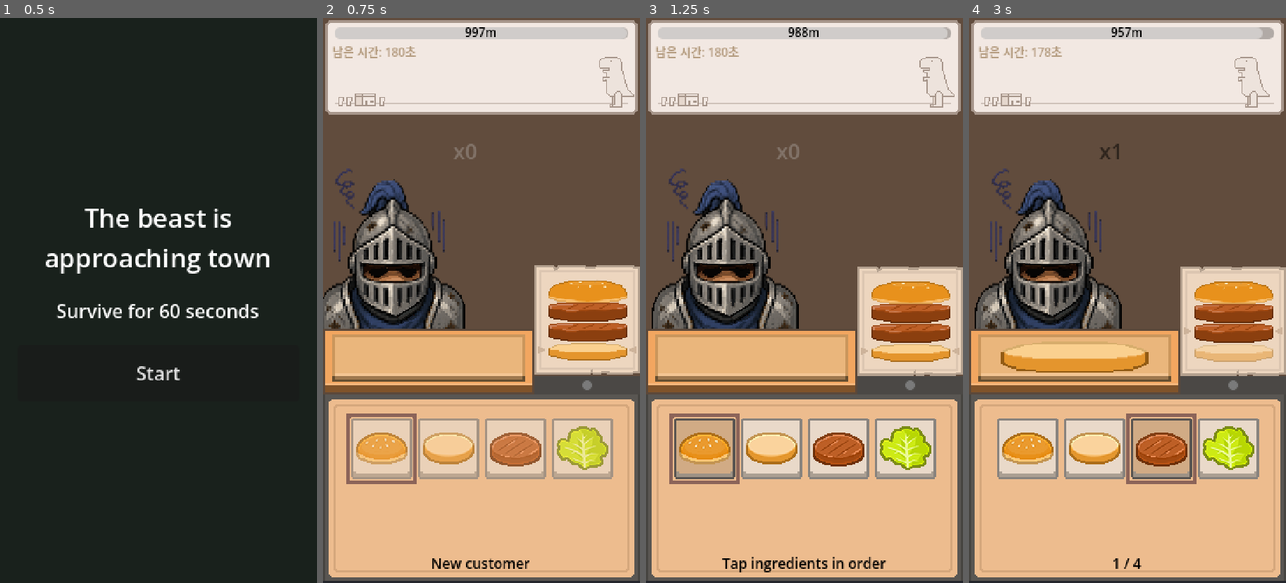
Above: before the commit, frames 1-4 (left to right).
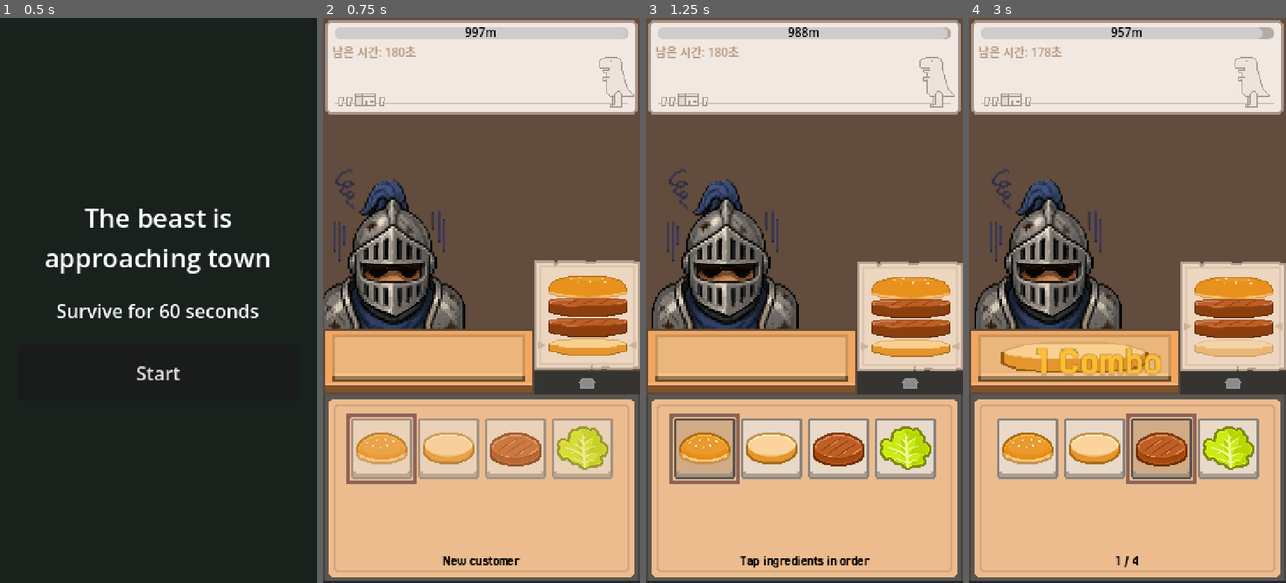
Above: after the commit, the same moments.

Repository: TO4D/save-us-burger-man
Game: Godot game, scene res://scenes/Main.tscn
Two runs of this game, one before a commit and one after it. Both use one fixed random seed, a clock stepped at 60 frames per second and the inputs below.
Inputs:
- Up to frame 1 (0.5 s): no input
- Up to frame 2 (0.75 s): click "Start" at 0.5 s
- Up to frame 3 (1.25 s): no input
- Up to frame 4 (3 s): tap Enter at 1.25 s; hold Right 1.28-2.03 s; hold Down 2.03-2.78 s; tap Space at 2.75 s; hold Right from 2.78 s (still down)

Frame 1 is identical in both runs. In frame 2, 3.8% of the frame differs, in the area x 34-100%, y 22-98%; in frame 3, 4.1%; in frame 4, 4.3%, in the area x 21-100%, y 22-98%.

Commit message:
[추가] 버거 적층 콤보 연출 강화

Diff:
--- /dev/null
+++ b/resources/fonts/ComboLabel.tres
@@ -0,0 +1,11 @@
+[gd_resource type="LabelSettings" format=3 uid="uid://bbx0n2c7skyw8"]
+
+[ext_resource type="FontFile" uid="uid://bivsctx4h0jw" path="res://fonts/Jersey25-Regular.ttf" id="1_ipoxu"]
+
+[resource]
+font = ExtResource("1_ipoxu")
+font_size = 30
+font_color = Color(1, 0.74509805, 0.19215687, 1)
+outline_size = 1
+outline_color = Color(0.38039216, 0.2784314, 0.05882353, 1)
+shadow_size = 0
--- /dev/null
+++ b/resources/particles/Stack.tscn
@@ -0,0 +1,24 @@
+[gd_scene format=3 uid="uid://d0g8pus8mnbjw"]
+
+[ext_resource type="Texture2D" uid="uid://cw3nhv4plfppt" path="res://assets/sprites/particle/vfx_particle_2.png" id="1_4d65v"]
+
+[sub_resource type="ParticleProcessMaterial" id="ParticleProcessMaterial_sfjuh"]
+particle_flag_disable_z = true
+direction = Vector3(0, -1, 0)
+spread = 66.123
+initial_velocity_min = 50.0
+initial_velocity_max = 100.0
+gravity = Vector3(0, 800, 0)
+color = Color(0.74235195, 0.52486414, 0.21413952, 1)
+
+[node name="Eating" type="Node2D" unique_id=741946946]
+
+[node name="GPUParticles2D" type="GPUParticles2D" parent="." unique_id=467899468]
+emitting = false
+amount = 20
+texture = ExtResource("1_4d65v")
+lifetime = 0.8
+one_shot = true
+explosiveness = 1.0
+randomness = 0.34
+process_material = SubResource("ParticleProcessMaterial_sfjuh")
--- /dev/null
+++ b/resources/particles/particle_material_stack.tres
@@ -0,0 +1,23 @@
+[gd_resource type="ParticleProcessMaterial" format=3 uid="uid://bnbygrtvi0ntt"]
+
+[sub_resource type="Curve" id="Curve_ycubc"]
+_data = [Vector2(0, 1), 0.0, 0.0, 0, 0, Vector2(1, 0), -3.0216033, 0.0, 0, 0]
+point_count = 2
+
+[sub_resource type="CurveTexture" id="CurveTexture_83kkq"]
+curve = SubResource("Curve_ycubc")
+
+[resource]
+particle_flag_disable_z = true
+emission_shape = 3
+emission_box_extents = Vector3(80, 1, 1)
+angle_min = 1.0728835e-05
+angle_max = 180.00002
+direction = Vector3(0, 1, 0)
+spread = 0.0
+initial_velocity_min = 80.0
+initial_velocity_max = 100.0
+gravity = Vector3(0, 0, 0)
+damping_min = 90.00001
+damping_max = 100.00001
+alpha_curve = SubResource("CurveTexture_83kkq")
--- /dev/null
+++ b/resources/vfx/SpriteFrame/stackImpact.tres
@@ -0,0 +1,32 @@
+[gd_resource type="SpriteFrames" format=3 uid="uid://bop6u4k7hsxlw"]
+
+[ext_resource type="Texture2D" uid="uid://c5oghrdhmsbbw" path="res://assets/sprites/vfx/anim_impact.png" id="1_xh8ft"]
+
+[sub_resource type="AtlasTexture" id="AtlasTexture_o25jj"]
+atlas = ExtResource("1_xh8ft")
+region = Rect2(0, 0, 180, 55)
+
+[sub_resource type="AtlasTexture" id="AtlasTexture_pclc6"]
+atlas = ExtResource("1_xh8ft")
+region = Rect2(180, 0, 180, 55)
+
+[sub_resource type="AtlasTexture" id="AtlasTexture_0t307"]
+atlas = ExtResource("1_xh8ft")
+region = Rect2(360, 0, 180, 55)
+
+[resource]
+animations = [{
+"frames": [{
+"duration": 1.0,
+"texture": SubResource("AtlasTexture_o25jj")
+}, {
+"duration": 1.0,
+"texture": SubResource("AtlasTexture_pclc6")
+}, {
+"duration": 1.0,
+"texture": SubResource("AtlasTexture_0t307")
+}],
+"loop": false,
+"name": &"default",
+"speed": 30.0
+}]
--- /dev/null
+++ b/resources/vfx/StackEffect.tscn
@@ -0,0 +1,9 @@
+[gd_scene format=3 uid="uid://cfprmsr5q4vgu"]
+
+[ext_resource type="SpriteFrames" uid="uid://bop6u4k7hsxlw" path="res://resources/vfx/SpriteFrame/stackImpact.tres" id="1_1p3os"]
+
+[node name="StackEffect" type="AnimatedSprite2D" unique_id=1059558295]
+z_index = 10
+texture_filter = 1
+sprite_frames = ExtResource("1_1p3os")
+autoplay = "default"
--- a/scenes/components/BurgerStack.gd
+++ b/scenes/components/BurgerStack.gd
@@ -1,11 +1,16 @@
 extends Node2D
+class_name BurgerStack
+
+signal ingredient_landed(stack_global_position: Vector2, token: int)
 
 const STACK_BASE_Y: int = 0
+const STACK_EFFECT_SCENE := preload("res://resources/vfx/StackEffect.tscn")
+const STACk_EFFECT_OFFSET_Y: float = 20.0
 
 var current_height: int = 0
 var stacked_ingredients: Array[Ingredient] = []
 
-func add_ingredient(ing: Ingredient) -> void:
+func add_ingredient(ing: Ingredient, token: int = 0) -> void:
 	var sprite = Sprite2D.new()
 	sprite.texture = ing.sprite
 	sprite.centered = false
@@ -21,13 +26,30 @@
 	add_child(sprite)
 
 	var tween = create_tween()
+	var stack_global_position: Vector2 = to_global(Vector2(0.0, target_y - STACk_EFFECT_OFFSET_Y))
 	tween.tween_property(sprite, "position:y", target_y, 0.15).set_trans(Tween.TRANS_QUAD).set_ease(Tween.EASE_IN)
+	tween.tween_callback(_emit_ingredient_landed.bind(stack_global_position, token))
+	#tween.tween_callback(_spawn_stack_effect.bind(Vector2(0.0, target_y - STACk_EFFECT_OFFSET_Y)))
 	tween.tween_property(sprite, "scale", Vector2(1.15, 0.85), 0.05)
 	tween.tween_property(sprite, "scale", Vector2.ONE, 0.07)
 
 	current_height += ing.stack_height
 	stacked_ingredients.append(ing)
 
+func _emit_ingredient_landed(stack_global_position: Vector2, token: int) -> void:
+	ingredient_landed.emit(stack_global_position, token)
+
+func _spawn_stack_effect(local_position: Vector2) -> void:
+	var stack_effect := STACK_EFFECT_SCENE.instantiate() as AnimatedSprite2D
+	var effect_parent := get_parent()
+	if effect_parent == null:
+		effect_parent = self
+
+	effect_parent.add_child(stack_effect)
+	stack_effect.global_position = to_global(local_position)
+	stack_effect.animation_finished.connect(stack_effect.queue_free, CONNECT_ONE_SHOT)
+	stack_effect.play()
+
 func clear_stack() -> void:
 	for child in get_children():
 		child.queue_free()
--- a/scenes/components/ComboCounter.gd
+++ b/scenes/components/ComboCounter.gd
@@ -1,46 +1,96 @@
 extends Control
 class_name ComboCounter
 
-const NORMAL_COLOR := Color(0.0, 0.0, 0.0, 0.95)
+const NORMAL_COLOR := Color(1.0, 1.0, 1.0, 0.95)
 const MILESTONE_COLOR := Color(1.0, 0.9, 0.35, 1.0)
 const RESET_COLOR := Color(1.0, 0.45, 0.4, 1.0)
+const STACK_POSITION_OFFSET := Vector2(0.0, -10.0)
+const RANDOM_POSITION_OFFSET_RANGE := Vector2(5.0, 5.0)
+const FADE_OUT_SECONDS := 0.18
 
 @onready var value_label: Label = $ValueLabel
 
-var _base_position: Vector2
+var _display_position: Vector2
+var _visibility_tween: Tween = null
+var _label_tween: Tween = null
 
 
 func _ready() -> void:
-	_base_position = position
+	_display_position = global_position
+	visible = false
+	modulate.a = 0.0
 	ComboManager.combo_changed.connect(_on_combo_changed)
 	ComboManager.milestone_reached.connect(_on_milestone_reached)
 	ComboManager.combo_reset.connect(_on_combo_reset)
 	_on_combo_changed(ComboManager.combo)
 
 
+func show_at_stack_position(stack_global_position: Vector2) -> void:
+	var random_offset: Vector2 = Vector2(
+		randf_range(-RANDOM_POSITION_OFFSET_RANGE.x, RANDOM_POSITION_OFFSET_RANGE.x),
+		randf_range(-RANDOM_POSITION_OFFSET_RANGE.y, RANDOM_POSITION_OFFSET_RANGE.y)
+	)
+	_display_position = stack_global_position + STACK_POSITION_OFFSET + random_offset
+	global_position = _display_position
+	visible = true
+	modulate.a = 1.0
+	scale = Vector2(0.92, 0.92)
+	_reset_visibility_tween()
+	_visibility_tween = create_tween()
+	_visibility_tween.tween_property(self, "scale", Vector2(1.16, 1.16), 0.08).set_trans(Tween.TRANS_BACK).set_ease(Tween.EASE_OUT)
+	_visibility_tween.tween_property(self, "scale", Vector2.ONE, 0.1)
+	_visibility_tween.tween_property(self, "modulate:a", 0.0, FADE_OUT_SECONDS)
+	_visibility_tween.tween_callback(_hide_after_fade)
+
+
 func _on_combo_changed(value: int) -> void:
-	value_label.text = "x%d" % value
+	value_label.text = "%d Combo" % value
 	value_label.modulate = NORMAL_COLOR if value > 0 else Color(0.9, 0.9, 0.9, 0.55)
+	if value <= 0:
+		_reset_visibility_tween()
+		_reset_label_tween()
+		modulate.a = 0.0
+		visible = false
 
 
 func _on_milestone_reached(value: int) -> void:
 	_on_combo_changed(value)
-	scale = Vector2.ONE
 	value_label.modulate = MILESTONE_COLOR
-	var tween := create_tween()
-	tween.tween_property(self, "scale", Vector2(1.22, 1.22), 0.08)
-	tween.tween_property(self, "scale", Vector2.ONE, 0.12)
-	tween.parallel().tween_property(value_label, "modulate", NORMAL_COLOR, 0.24)
+	_reset_label_tween()
+	_label_tween = create_tween()
+	_label_tween.tween_property(value_label, "modulate", NORMAL_COLOR, 0.24)
 
 
 func _on_combo_reset(previous_value: int) -> void:
 	if previous_value <= 0:
 		return
 
-	position = _base_position
+	global_position = _display_position
+	visible = true
+	modulate.a = 1.0
 	value_label.modulate = RESET_COLOR
-	var tween := create_tween()
-	tween.tween_property(self, "position:x", _base_position.x - 4.0, 0.035)
-	tween.tween_property(self, "position:x", _base_position.x + 4.0, 0.035)
-	tween.tween_property(self, "position:x", _base_position.x, 0.04)
-	tween.parallel().tween_property(value_label, "modulate", Color(0.9, 0.9, 0.9, 0.55), 0.18)
+	_reset_visibility_tween()
+	_visibility_tween = create_tween()
+	_visibility_tween.tween_property(self, "global_position:x", _display_position.x - 4.0, 0.035)
+	_visibility_tween.tween_property(self, "global_position:x", _display_position.x + 4.0, 0.035)
+	_visibility_tween.tween_property(self, "global_position:x", _display_position.x, 0.04)
+	_visibility_tween.parallel().tween_property(value_label, "modulate", Color(0.9, 0.9, 0.9, 0.55), 0.18)
+	_visibility_tween.tween_property(self, "modulate:a", 0.0, FADE_OUT_SECONDS)
+	_visibility_tween.tween_callback(_hide_after_fade)
+
+
+func _reset_visibility_tween() -> void:
+	if _visibility_tween != null and _visibility_tween.is_valid():
+		_visibility_tween.kill()
+	_visibility_tween = null
+
+
+func _reset_label_tween() -> void:
+	if _label_tween != null and _label_tween.is_valid():
+		_label_tween.kill()
+	_label_tween = null
+
+
+func _hide_after_fade() -> void:
+	visible = false
+	scale = Vector2.ONE
--- a/scenes/components/ComboCounter.tscn
+++ b/scenes/components/ComboCounter.tscn
@@ -1,17 +1,27 @@
 [gd_scene format=3 uid="uid://7coxq8bafj1k"]
 
-[ext_resource type="Script" path="res://scenes/components/ComboCounter.gd" id="1_scl1t"]
+[ext_resource type="Script" uid="uid://cro2fw484baa5" path="res://scenes/components/ComboCounter.gd" id="1_scl1t"]
+[ext_resource type="FontFile" uid="uid://bivsctx4h0jw" path="res://fonts/Jersey25-Regular.ttf" id="2_tm550"]
+[ext_resource type="LabelSettings" uid="uid://bbx0n2c7skyw8" path="res://resources/fonts/ComboLabel.tres" id="3_cpi34"]
 
-[node name="ComboCounter" type="Control"]
+[node name="ComboCounter" type="Control" unique_id=1333201636]
+layout_mode = 3
+anchors_preset = 0
 offset_right = 48.0
 offset_bottom = 22.0
 mouse_filter = 2
 script = ExtResource("1_scl1t")
 
-[node name="ValueLabel" type="Label" parent="."]
-layout_mode = 0
-offset_right = 48.0
-offset_bottom = 22.0
+[node name="ValueLabel" type="Label" parent="." unique_id=677590061]
+layout_mode = 1
+anchors_preset = 15
+anchor_right = 1.0
+anchor_bottom = 1.0
+grow_horizontal = 2
+grow_vertical = 2
 theme_override_colors/font_color = Color(0.9, 0.9, 0.9, 0.55)
+theme_override_fonts/font = ExtResource("2_tm550")
 theme_override_font_sizes/font_size = 18
-text = "x0"
+text = "0 Combo"
+label_settings = ExtResource("3_cpi34")
+horizontal_alignment = 2
--- a/scenes/panels/OrderPanel.tscn
+++ b/scenes/panels/OrderPanel.tscn
@@ -12,6 +12,7 @@
 [ext_resource type="PackedScene" uid="uid://dcyr7651s66f" path="res://scenes/components/IngredientSlot.tscn" id="7_slot"]
 [ext_resource type="Script" uid="uid://b20bp6pi5tbgd" path="res://scenes/components/IngredientSlotGrid.gd" id="8_grid"]
 [ext_resource type="Texture2D" uid="uid://c2d1t47najpt0" path="res://assets/sprites/ui/result_good.png" id="12_good"]
+[ext_resource type="FontFile" uid="uid://bivsctx4h0jw" path="res://fonts/Jersey25-Regular.ttf" id="12_l4fm3"]
 [ext_resource type="Texture2D" uid="uid://bkfi5byfv6pqs" path="res://assets/sprites/ui/result_great.png" id="13_great"]
 [ext_resource type="Texture2D" uid="uid://c4ygqskfjim15" path="res://assets/sprites/ui/result_perfect.png" id="14_perfect"]
 
@@ -92,10 +93,10 @@
 [node name="ColorRect" type="ColorRect" parent="PlayArea/PlateArea" unique_id=1646500549]
 layout_mode = 0
 offset_left = 180.0
-offset_top = 156.0
+offset_top = 152.0
 offset_right = 270.0
 offset_bottom = 172.0
-color = Color(0.29380536, 0.283413, 0.26955554, 1)
+color = Color(0.21279216, 0.20355874, 0.1943241, 1)
 
 [node name="OrderProgressDots" type="HBoxContainer" parent="PlayArea/PlateArea" unique_id=1839407412]
 layout_mode = 1
@@ -104,7 +105,7 @@
 anchor_top = 0.5
 anchor_right = 1.0
 anchor_bottom = 0.5
-offset_top = 70.0
+offset_top = 66.0
 offset_right = 90.0
 offset_bottom = 86.0
 grow_horizontal = 0
@@ -119,8 +120,8 @@
 anchor_right = 1.0
 anchor_bottom = 1.0
 offset_left = -90.0
-offset_top = -176.0
-offset_bottom = -16.0
+offset_top = -180.0
+offset_bottom = -20.0
 grow_horizontal = 0
 grow_vertical = 0
 mouse_filter = 2
@@ -170,17 +171,9 @@
 
 [node name="ComboCounter" parent="." unique_id=1534753254 instance=ExtResource("4_combo")]
 layout_mode = 1
-anchors_preset = 8
-anchor_left = 0.5
-anchor_top = 0.5
-anchor_right = 0.5
-anchor_bottom = 0.5
-offset_left = -24.0
-offset_top = -140.0
-offset_right = 24.0
-offset_bottom = -118.000046
-grow_horizontal = 2
-grow_vertical = 2
+offset_top = 80.0
+offset_bottom = 101.99996
+pivot_offset = Vector2(24, 11)
 
 [node name="UltimateBell" parent="." unique_id=1684200322 instance=ExtResource("5_bell")]
 visible = false
@@ -198,6 +191,7 @@
 offset_bottom = 479.0
 grow_horizontal = 2
 theme_override_colors/font_color = Color(0, 0, 0, 1)
+theme_override_fonts/font = ExtResource("12_l4fm3")
 theme_override_font_sizes/font_size = 12
 text = "Memorize the recipe"
 horizontal_alignment = 1
@@ -206,15 +200,14 @@
 visible = false
 z_index = 15
 layout_mode = 1
-anchors_preset = 8
-anchor_left = 0.5
-anchor_top = 0.5
-anchor_right = 0.5
-anchor_bottom = 0.5
-offset_left = -131.0
-offset_top = -154.0
-offset_right = -46.0
-offset_bottom = -130.0
+anchor_left = 0.335
+anchor_top = 0.551
+anchor_right = 0.335
+anchor_bottom = 0.551
+offset_left = -69.450005
+offset_top = -79.48001
+offset_right = 70.549995
+offset_bottom = -29.480011
 grow_horizontal = 2
 grow_vertical = 2
 mouse_filter = 2
@@ -222,8 +215,11 @@
 [node name="Good" type="TextureRect" parent="ResultRank" unique_id=454209822]
 visible = false
 layout_mode = 1
-offset_right = 51.0
-offset_bottom = 24.0
+anchors_preset = 15
+anchor_right = 1.0
+anchor_bottom = 1.0
+grow_horizontal = 2
+grow_vertical = 2
 mouse_filter = 2
 texture = ExtResource("12_good")
 expand_mode = 1
@@ -232,8 +228,11 @@
 [node name="Great" type="TextureRect" parent="ResultRank" unique_id=1211702972]
 visible = false
 layout_mode = 1
-offset_right = 61.0
-offset_bottom = 24.0
+anchors_preset = 15
+anchor_right = 1.0
+anchor_bottom = 1.0
+grow_horizontal = 2
+grow_vertical = 2
 mouse_filter = 2
 texture = ExtResource("13_great")
 expand_mode = 1
@@ -242,8 +241,11 @@
 [node name="Perfect" type="TextureRect" parent="ResultRank" unique_id=1832580181]
 visible = false
 layout_mode = 1
-offset_right = 83.0
-offset_bottom = 24.0
+anchors_preset = 15
+anchor_right = 1.0
+anchor_bottom = 1.0
+grow_horizontal = 2
+grow_vertical = 2
 mouse_filter = 2
 texture = ExtResource("14_perfect")
 expand_mode = 1
--- a/scenes/panels/orderPanel.gd
+++ b/scenes/panels/orderPanel.gd
@@ -9,9 +9,9 @@
 const BURGER_SERVE_DELAY_SECONDS := 0.35
 const RESULT_RANK_DISPLAY_SECONDS := 0.55
 const SCREEN_SHAKE_STEP_DURATION := 0.04
-const ORDER_PROGRESS_DOT_SIZE := Vector2(8.0, 8.0)
-const ORDER_PROGRESS_PENDING_COLOR := Color(0.48, 0.48, 0.48, 1.0)
-const ORDER_PROGRESS_COMPLETE_COLOR := Color(1.0, 0.86, 0.18, 1.0)
+const ORDER_PROGRESS_ICON_SIZE := Vector2(16.0, 16.0)
+const ORDER_PROGRESS_FILL_TEXTURE := preload("res://assets/sprites/ui/order_icon.1.png")
+const ORDER_PROGRESS_EMPTY_TEXTURE := preload("res://assets/sprites/ui/order_icon.2.png")
 
 enum Phase { IDLE, CUSTOMER_ENTERING, PLAYING, SERVING, CUSTOMER_EXITING, COMPLETE }
 
@@ -33,11 +33,13 @@
 var is_mobile_input: bool = false
 var mistake_count: int = 0
 var result_rank_tween: Tween = null
+var stack_landing_token: int = 0
+var pending_stack_landing_tokens: Array[int] = []
 
 @onready var distance_gauge: DistanceGauge = $DistanceGauge
 @onready var recipe_display_stack: RecipeDisplayStack = $PlayArea/RecipeDisplayStack
 @onready var customer_area: Control = $PlayArea/CustomerArea
-@onready var burger_stack: Node2D = $PlayArea/PlateArea/BurgerStack
+@onready var burger_stack: BurgerStack = $PlayArea/PlateArea/BurgerStack
 @onready var order_progress_dots: HBoxContainer = $PlayArea/PlateArea/OrderProgressDots
 @onready var ingredient_slots: IngredientSlotGrid = $IngredientSlots
 @onready var status_label: Label = $StatusLabel
@@ -47,6 +49,7 @@
 @onready var result_perfect: TextureRect = $ResultRank/Perfect
 @onready var blackout_overlay: ColorRect = $BlackoutOverlay
 @onready var blackout_label: Label = $BlackoutOverlay/BlackoutLabel
+@onready var combo_counter: ComboCounter = $ComboCounter
 
 
 func _ready() -> void:
@@ -54,6 +57,7 @@
 	is_mobile_input = OS.has_feature("mobile")
 	UltimateManager.triggered.connect(_on_ultimate_triggered)
 	DistanceManager.distance_changed.connect(_on_distance_changed)
+	burger_stack.ingredient_landed.connect(_on_stack_ingredient_landed)
 	ingredient_slots.ingredient_picked.connect(_on_ingredient_picked)
 	_on_distance_changed(DistanceManager.distance, DistanceManager.MAX_DISTANCE)
 
@@ -82,6 +86,7 @@
 	current_recipe_index = 0
 	current_step = 0
 	mistake_count = 0
+	pending_stack_landing_tokens.clear()
 	blackout_overlay.visible = false
 	_hide_result_rank()
 	burger_stack.clear_stack()
@@ -105,6 +110,7 @@
 	ingredient_slots.set_interaction_enabled(false)
 	ingredient_slots.clear_slots()
 	burger_stack.clear_stack()
+	pending_stack_landing_tokens.clear()
 	_clear_customer()
 	screen_shake_active = false
 	screen_shake_elapsed = 0.0
@@ -169,13 +175,14 @@
 	var expected: Ingredient = current_recipe.ingredients[current_step]
 	if ingredient.id != expected.id:
 		mistake_count += 1
+		pending_stack_landing_tokens.clear()
 		ComboManager.reset_combo()
 		_show_wrong_input_feedback()
 		return
 
-	ComboManager.add_combo()
-	UltimateManager.add_gauge_for_combo(ComboManager.combo)
-	burger_stack.add_ingredient(ingredient)
+	stack_landing_token += 1
+	pending_stack_landing_tokens.append(stack_landing_token)
+	burger_stack.add_ingredient(ingredient, stack_landing_token)
 	current_step += 1
 	status_label.text = "%d / %d" % [current_step, current_recipe.ingredients.size()]
 	recipe_display_stack.set_current_step(current_step)
@@ -183,6 +190,16 @@
 	if current_step >= current_recipe.ingredients.size():
 		_update_order_progress_dots(current_recipe_index + 1)
 		_finish_current_burger()
+
+
+func _on_stack_ingredient_landed(stack_position: Vector2, token: int) -> void:
+	var token_index: int = pending_stack_landing_tokens.find(token)
+	if token_index < 0:
+		return
+	pending_stack_landing_tokens.remove_at(token_index)
+	ComboManager.add_combo()
+	UltimateManager.add_gauge_for_combo(ComboManager.combo)
+	combo_counter.show_at_stack_position(stack_position)
 
 
 func _finish_current_burger() -> void:
@@ -196,9 +213,7 @@
 	_update_order_progress_dots()
 
 	if current_recipe_index >= recipes.size():
-		_show_result_rank()
-		await get_tree().create_timer(RESULT_RANK_DISPLAY_SECONDS).timeout
-		_hide_result_rank()
+		_play_result_rank_display(round_token)
 		await _exit_customer()
 		_play_customer_attack_and_recover()
 		current_phase = Phase.COMPLETE
@@ -219,13 +234,15 @@
 	order_progress_dots.visible = not recipes.is_empty()
 
 	for i in range(recipes.size()):
-		var dot := Panel.new()
-		dot.custom_minimum_size = ORDER_PROGRESS_DOT_SIZE
-		dot.size = ORDER_PROGRESS_DOT_SIZE
-		dot.size_flags_horizontal = Control.SIZE_SHRINK_CENTER
-		dot.size_flags_vertical = Control.SIZE_SHRINK_CENTER
-		dot.mouse_filter = Control.MOUSE_FILTER_IGNORE
-		order_progress_dots.add_child(dot)
+		var icon := TextureRect.new()
+		icon.custom_minimum_size = ORDER_PROGRESS_ICON_SIZE
+		icon.size = ORDER_PROGRESS_ICON_SIZE
+		icon.size_flags_horizontal = Control.SIZE_SHRINK_CENTER
+		icon.size_flags_vertical = Control.SIZE_SHRINK_CENTER
+		icon.expand_mode = TextureRect.EXPAND_FIT_WIDTH_PROPORTIONAL
+		icon.stretch_mode = TextureRect.STRETCH_KEEP_ASPECT_CENTERED
+		icon.mouse_filter = Control.MOUSE_FILTER_IGNORE
+		order_progress_dots.add_child(icon)
 
 	_update_order_progress_dots()
 
@@ -239,16 +256,10 @@
 func _update_order_progress_dots(completed_count: int = -1) -> void:
 	var filled_count := current_recipe_index if completed_count < 0 else completed_count
 	for index in range(order_progress_dots.get_child_count()):
-		var dot := order_progress_dots.get_child(index) as Panel
-		if dot == null:
+		var icon := order_progress_dots.get_child(index) as TextureRect
+		if icon == null:
 			continue
-		var style := StyleBoxFlat.new()
-		style.bg_color = ORDER_PROGRESS_COMPLETE_COLOR if index < filled_count else ORDER_PROGRESS_PENDING_COLOR
-		style.corner_radius_top_left = int(ORDER_PROGRESS_DOT_SIZE.x * 0.5)
-		style.corner_radius_top_right = int(ORDER_PROGRESS_DOT_SIZE.x * 0.5)
-		style.corner_radius_bottom_left = int(ORDER_PROGRESS_DOT_SIZE.x * 0.5)
-		style.corner_radius_bottom_right = int(ORDER_PROGRESS_DOT_SIZE.x * 0.5)
-		dot.add_theme_stylebox_override("panel", style)
+		icon.texture = ORDER_PROGRESS_FILL_TEXTURE if index < filled_count else ORDER_PROGRESS_EMPTY_TEXTURE
 
 
 func _fail_customer() -> void:
@@ -303,6 +314,14 @@
 	result_rank_tween = create_tween().set_parallel(true)
 	result_rank_tween.tween_property(result_rank, "scale", Vector2.ONE, 0.16).set_trans(Tween.TRANS_BACK).set_ease(Tween.EASE_OUT)
 	result_rank_tween.tween_property(result_rank, "modulate:a", 1.0, 0.08)
+
+
+func _play_result_rank_display(token: int) -> void:
+	_show_result_rank()
+	await get_tree().create_timer(RESULT_RANK_DISPLAY_SECONDS).timeout
+	if token != round_token:
+		return
+	_hide_result_rank()
 
 
 func _hide_result_rank() -> void:
@@ -460,41 +479,6 @@
 
 
 func _create_customer_sprite(full: bool) -> Node2D:
-	#var root: Node2D = Node2D.new()
-	#root.name = "CustomerSprite"
-#
-	#var body: Polygon2D = Polygon2D.new()
-	#body.name = "Body"
-	#body.polygon = PackedVector2Array([
-		#Vector2(-28, 44),
-		#Vector2(28, 44),
-		#Vector2(22, -10),
-		#Vector2(-22, -10),
-	#])
-	#body.color = Color(0.25, 0.46, 0.82) if not full else Color(0.28, 0.68, 0.38)
-	#root.add_child(body)
-#
-	#var head: Polygon2D = Polygon2D.new()
-	#head.name = "Head"
-	#head.polygon = PackedVector2Array([
-		#Vector2(-22, -8),
-		#Vector2(22, -8),
-		#Vector2(22, -48),
-		#Vector2(-22, -48),
-	#])
-	#head.color = Color(0.95, 0.72, 0.48)
-	#root.add_child(head)
-#
-	#var face: Label = Label.new()
-	#face.name = "Face"
-	#face.text = ":)" if full else ":("
-	#face.position = Vector2(-12, -42)
-	#face.size = Vector2(40, 28)
-	#root.add_child(face)
-
-
-	#return root
-
 	var sprite: Sprite2D = Sprite2D.new()
 	sprite.name = "CustomerSprite"
 	sprite.texture = CUSTOMER_FULL_TEXTURE if full else CUSTOMER_HUNGRY_TEXTURE
@@ -502,14 +486,6 @@
 
 
 func _set_customer_full() -> void:
-	#if customer_sprite == null:
-		#return
-	#var body: Polygon2D = customer_sprite.get_node_or_null("Body") as Polygon2D
-	#if body != null:
-		#body.color = Color(0.28, 0.68, 0.38)
-	#var face: Label = customer_sprite.get_node_or_null("Face") as Label
-	#if face != null:
-		#face.text = ":)"
 	var sprite := customer_sprite as Sprite2D
 	if sprite != null:
 		sprite.texture = CUSTOMER_FULL_TEXTURE
Binary file added: assets/sprites/particle/vfx_particle_stack.png
Not shown, added: assets/sprites/particle/vfx_particle_stack.png.import
Binary file added: assets/sprites/ui/order_icon.1.png
Not shown, added: assets/sprites/ui/order_icon.1.png.import
Binary file added: assets/sprites/ui/order_icon.2.png
Not shown, added: assets/sprites/ui/order_icon.2.png.import
Binary file added: assets/sprites/vfx/anim_impact.png
Not shown, added: assets/sprites/vfx/anim_impact.png.import
Binary file added: fonts/Jersey25-Regular.ttf
Not shown, added: fonts/Jersey25-Regular.ttf.import
